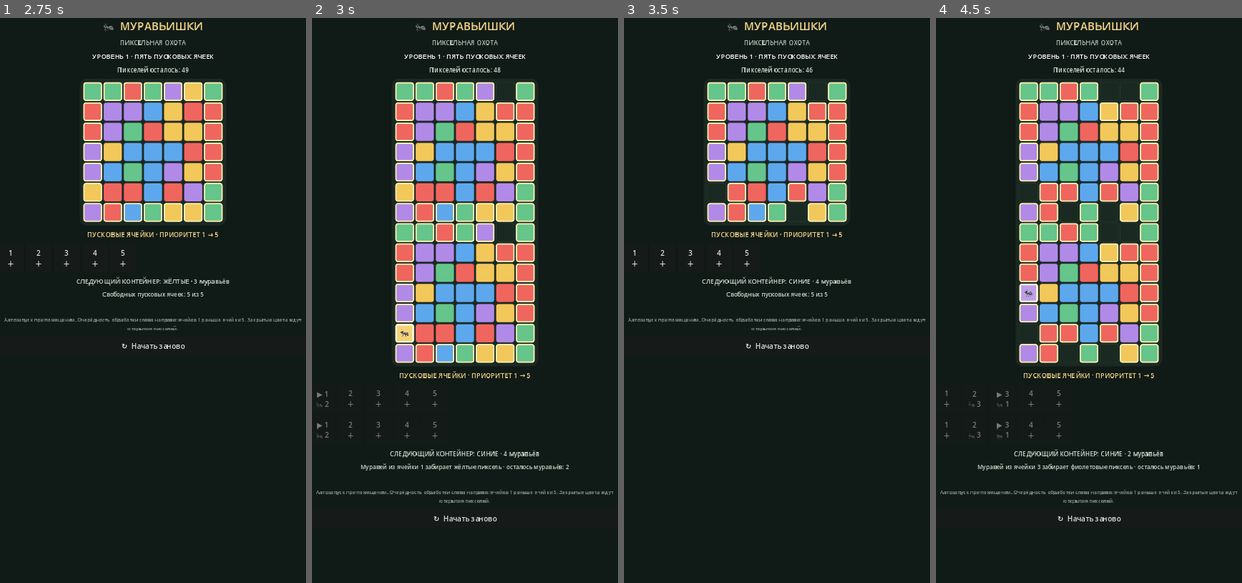
Above: before the commit, frames 1-4 (left to right).
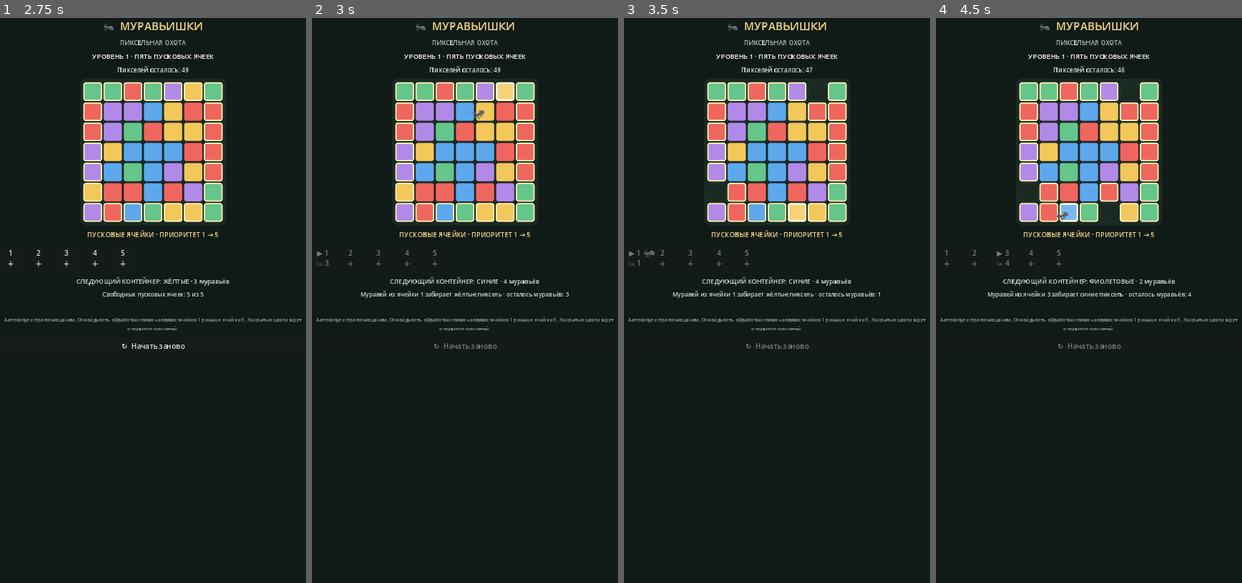
Above: after the commit, the same moments.

Repository: MaiklLX/Ants-Pixel-Hunt
Game: Godot game, scene res://scenes/main.tscn
The game is run twice, just before and just after one commit, with the same random seed, the same clock (stepped at 60 frames per second) and the same inputs.
Inputs (mouse positions are in pixels of both pictures, inside the frame that each line leads up to):
- Up to frame 1 (2.75 s): click "↻ Начать заново" at 0.5 s; click "↻ Начать заново" at 1.25 s; click "↻ Начать заново" at 2 s
- Up to frame 2 (3 s): click "1 ＋" at 2.75 s
- Up to frame 3 (3.5 s): no input
- Up to frame 4 (4.5 s): click (975, 255) at 3.5 s, where only the run before the commit has a clickable "2 ＋"; click "3 ＋" at 4.25 s

Frame 1 is identical in both runs. In frame 2, 12% of the frame differs, in the area x 1-99%, y 8-90%; in frame 3, 0.8%; in frame 4, 12%.

Commit message:
KT-009: animate ant travelling from slot to pixel

Diff:
--- a/scripts/main.gd
+++ b/scripts/main.gd
@@ -39,6 +39,7 @@
 var queue_status: Label
 var message: Label
 var restart_button: Button
+var fx_layer: Control
 
 func _ready() -> void:
 	_reset_level()
@@ -93,6 +94,12 @@
 	safe.add_theme_constant_override("margin_bottom", 12)
 	add_child(safe)
 
+	fx_layer = Control.new()
+	fx_layer.set_anchors_and_offsets_preset(Control.PRESET_FULL_RECT)
+	fx_layer.mouse_filter = Control.MOUSE_FILTER_IGNORE
+	fx_layer.z_index = 50
+	add_child(fx_layer)
+
 	var layout := VBoxContainer.new()
 	layout.add_theme_constant_override("separation", 9)
 	safe.add_child(layout)
@@ -224,15 +231,6 @@
 				style.set_border_width_all(4)
 			style.set_corner_radius_all(5)
 			tile.add_theme_stylebox_override("panel", style)
-			if Vector2i(x, y) == active_target:
-				var ant_marker := Label.new()
-				ant_marker.text = "🐜"
-				ant_marker.horizontal_alignment = HORIZONTAL_ALIGNMENT_CENTER
-				ant_marker.vertical_alignment = VERTICAL_ALIGNMENT_CENTER
-				ant_marker.set_anchors_and_offsets_preset(Control.PRESET_FULL_RECT)
-				ant_marker.add_theme_font_size_override("font_size", 20)
-				ant_marker.mouse_filter = Control.MOUSE_FILTER_IGNORE
-				tile.add_child(ant_marker)
 			board_grid.add_child(tile)
 
 	for child in slots_grid.get_children():
@@ -257,6 +255,7 @@
 		button.pressed.connect(_place_next.bind(i))
 		slots_grid.add_child(button)
 
+	restart_button.disabled = resolving
 	board_status.text = "Пикселей осталось: %d" % remaining
 	if next_container < incoming.size():
 		var upcoming: Dictionary = incoming[next_container]
@@ -313,7 +312,7 @@
 				active_target = target
 				activity_text = "Муравей из ячейки %d забирает %s пиксель · осталось муравьёв: %d" % [i + 1, NAMES[str(container.color)].to_lower(), int(container.ants)]
 				_refresh()
-				await get_tree().create_timer(0.12).timeout
+				await _animate_ant_to_pixel(i, target)
 				board[target.y][target.x] = ""
 				remaining -= 1
 				container.ants = int(container.ants) - 1
@@ -341,6 +340,41 @@
 	activity_text = ""
 	_refresh()
 
+
+func _animate_ant_to_pixel(slot_index: int, target: Vector2i) -> void:
+	await get_tree().process_frame
+	if not is_instance_valid(fx_layer):
+		return
+	var target_index := target.y * SIZE + target.x
+	if slot_index < 0 or slot_index >= slots_grid.get_child_count():
+		return
+	if target_index < 0 or target_index >= board_grid.get_child_count():
+		return
+	var source_control := slots_grid.get_child(slot_index) as Control
+	var target_control := board_grid.get_child(target_index) as Control
+	if source_control == null or target_control == null:
+		return
+	var ant := Label.new()
+	ant.text = "🐜"
+	ant.horizontal_alignment = HORIZONTAL_ALIGNMENT_CENTER
+	ant.vertical_alignment = VERTICAL_ALIGNMENT_CENTER
+	ant.size = Vector2(34, 28)
+	ant.add_theme_font_size_override("font_size", 24)
+	ant.add_theme_color_override("font_color", Color("#fff0b2"))
+	ant.mouse_filter = Control.MOUSE_FILTER_IGNORE
+	fx_layer.add_child(ant)
+	var start_global := source_control.get_global_rect().get_center()
+	var end_global := target_control.get_global_rect().get_center()
+	ant.position = start_global - fx_layer.global_position - ant.size * 0.5
+	ant.rotation = (end_global - start_global).angle()
+	var tween := create_tween()
+	tween.set_parallel(true)
+	tween.tween_property(ant, "position", end_global - fx_layer.global_position - ant.size * 0.5, 0.26).set_trans(Tween.TRANS_QUAD).set_ease(Tween.EASE_IN_OUT)
+	tween.tween_property(ant, "scale", Vector2(1.15, 1.15), 0.26).set_trans(Tween.TRANS_BACK).set_ease(Tween.EASE_OUT)
+	await tween.finished
+	if is_instance_valid(ant):
+		ant.queue_free()
+
 func _is_defeat() -> bool:
 	if _free_slot_count() > 0:
 		return false
